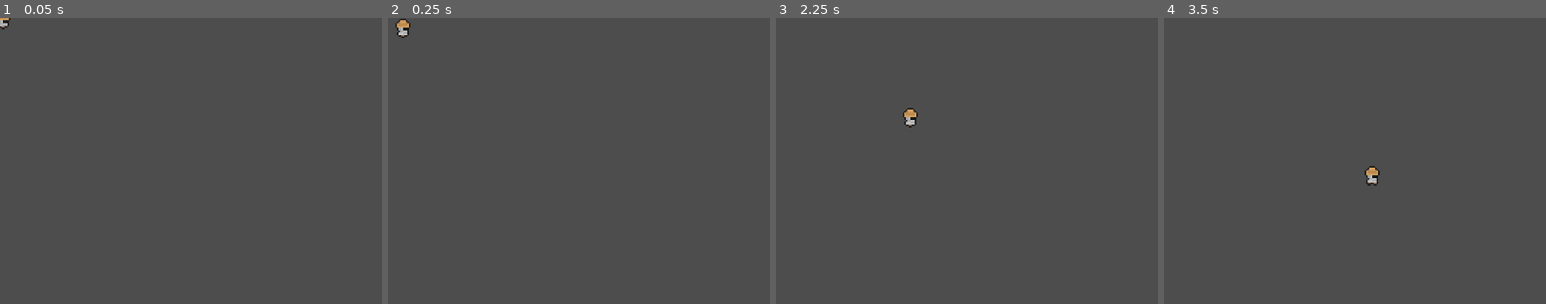
Above: before the commit, frames 1-4 (left to right).
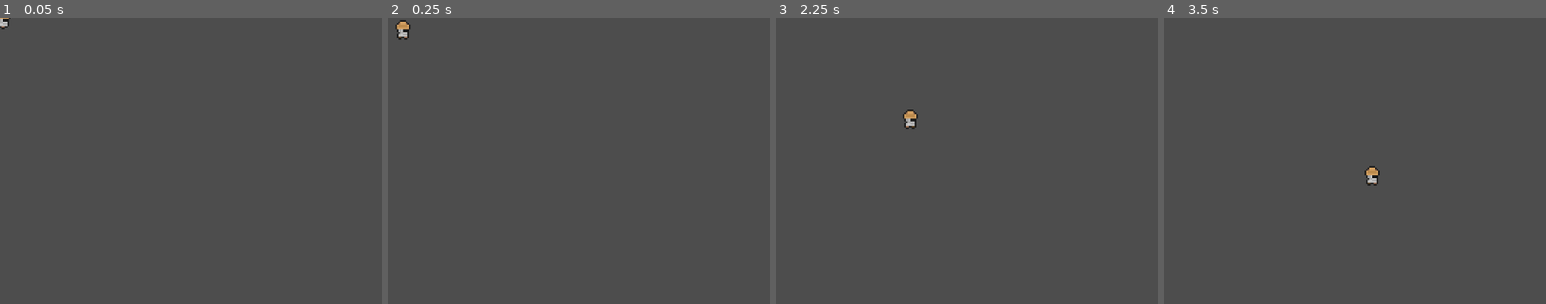
Above: after the commit, the same moments.

Repository: MSchablinger/CastleIO
Game: Godot game, scene res://unit/peasant.tscn
Same seed, same stepped clock (60 frames per second), same inputs: the game is played once before the commit and once after it. This scene is started directly instead of the project's main scene.
Inputs (mouse positions are % of the whole screen's width and height, from its top left):
- Up to frame 1 (0.05 s): no input
- Up to frame 2 (0.25 s): no input
- Up to frame 3 (2.25 s): move the mouse to (72, 45) at 0.52 s; press the mouse at (72, 45) at 0.53 s; hold Right (ui_right) 0.53-1.25 s; release the mouse at (72, 45) at 1.25 s; drag from (30, 55) to (45, 70) at 1.27 s; move the mouse to (60, 28) at 2.02 s; hold Right (ui_right) from 2.03 s (still down); tap Mouse wheel down (WheelDown) at 2.1 s
- Up to frame 4 (3.5 s): release Right (ui_right) at 2.75 s; drag from (45, 70) to (20, 35) at 2.77 s
The pictures show only the part of the screen within x 0-50%, y 0-50%; the shares and areas given below are measured in that part.

The runs differ from the first frame. In frame 1, less than 0.1% of the frame differs, in the area x 0-3%, y 0-3%; in frame 2, 0.1%, in the area x 2-6%, y 0-8%; in frame 3, 0.1%; in frame 4, nothing differs.

Commit message:
Adjusted peasant

Diff:
--- a/unit/peasant.gd
+++ b/unit/peasant.gd
@@ -31,8 +31,8 @@
 				$AnimatedSprite2D.animation = "left"
 		else:
 			if direction.y > 0:
+				$AnimatedSprite2D.animation = "down"
+			else:
 				$AnimatedSprite2D.animation = "up"
-			else:
-				$AnimatedSprite2D.animation = "down"
 	$AnimatedSprite2D.play()
 	move_and_slide()
--- a/unit/peasant.tscn
+++ b/unit/peasant.tscn
@@ -1,8 +1,56 @@
-[gd_scene load_steps=24 format=3 uid="uid://cevjtc14h54s7"]
+[gd_scene load_steps=34 format=3 uid="uid://cevjtc14h54s7"]
 
 [ext_resource type="Script" path="res://unit/peasant.gd" id="1_oqstg"]
 [ext_resource type="Texture2D" uid="uid://hd87tn7lu2r" path="res://images/MiniWorldSprites/Characters/Workers/FarmerTemplate.png" id="1_pknup"]
 
+[sub_resource type="AtlasTexture" id="AtlasTexture_j0cye"]
+atlas = ExtResource("1_pknup")
+region = Rect2(0, 128, 16, 16)
+
+[sub_resource type="AtlasTexture" id="AtlasTexture_5ajlk"]
+atlas = ExtResource("1_pknup")
+region = Rect2(16, 128, 16, 16)
+
+[sub_resource type="AtlasTexture" id="AtlasTexture_7lh1k"]
+atlas = ExtResource("1_pknup")
+region = Rect2(32, 128, 16, 16)
+
+[sub_resource type="AtlasTexture" id="AtlasTexture_wg16b"]
+atlas = ExtResource("1_pknup")
+region = Rect2(0, 176, 16, 16)
+
+[sub_resource type="AtlasTexture" id="AtlasTexture_jgvf5"]
+atlas = ExtResource("1_pknup")
+region = Rect2(16, 176, 16, 16)
+
+[sub_resource type="AtlasTexture" id="AtlasTexture_n4nmm"]
+atlas = ExtResource("1_pknup")
+region = Rect2(32, 176, 16, 16)
+
+[sub_resource type="AtlasTexture" id="AtlasTexture_uflw3"]
+atlas = ExtResource("1_pknup")
+region = Rect2(0, 160, 16, 16)
+
+[sub_resource type="AtlasTexture" id="AtlasTexture_quj24"]
+atlas = ExtResource("1_pknup")
+region = Rect2(16, 160, 16, 16)
+
+[sub_resource type="AtlasTexture" id="AtlasTexture_1mrhk"]
+atlas = ExtResource("1_pknup")
+region = Rect2(32, 160, 16, 16)
+
+[sub_resource type="AtlasTexture" id="AtlasTexture_u47sk"]
+atlas = ExtResource("1_pknup")
+region = Rect2(0, 144, 16, 16)
+
+[sub_resource type="AtlasTexture" id="AtlasTexture_7rm2h"]
+atlas = ExtResource("1_pknup")
+region = Rect2(16, 144, 16, 16)
+
+[sub_resource type="AtlasTexture" id="AtlasTexture_h7kr4"]
+atlas = ExtResource("1_pknup")
+region = Rect2(32, 144, 16, 16)
+
 [sub_resource type="AtlasTexture" id="AtlasTexture_3ti4n"]
 atlas = ExtResource("1_pknup")
 region = Rect2(16, 0, 16, 16)
@@ -23,43 +71,35 @@
 atlas = ExtResource("1_pknup")
 region = Rect2(0, 0, 16, 16)
 
-[sub_resource type="AtlasTexture" id="AtlasTexture_f4d3s"]
+[sub_resource type="AtlasTexture" id="AtlasTexture_vh4pg"]
+atlas = ExtResource("1_pknup")
+region = Rect2(16, 48, 16, 16)
+
+[sub_resource type="AtlasTexture" id="AtlasTexture_d7wi7"]
+atlas = ExtResource("1_pknup")
+region = Rect2(32, 48, 16, 16)
+
+[sub_resource type="AtlasTexture" id="AtlasTexture_7ovd8"]
+atlas = ExtResource("1_pknup")
+region = Rect2(48, 48, 16, 16)
+
+[sub_resource type="AtlasTexture" id="AtlasTexture_wbpai"]
 atlas = ExtResource("1_pknup")
 region = Rect2(64, 48, 16, 16)
 
-[sub_resource type="AtlasTexture" id="AtlasTexture_tywt3"]
-atlas = ExtResource("1_pknup")
-region = Rect2(48, 48, 16, 16)
-
-[sub_resource type="AtlasTexture" id="AtlasTexture_4yegk"]
-atlas = ExtResource("1_pknup")
-region = Rect2(32, 48, 16, 16)
-
-[sub_resource type="AtlasTexture" id="AtlasTexture_b55y7"]
-atlas = ExtResource("1_pknup")
-region = Rect2(16, 48, 16, 16)
-
-[sub_resource type="AtlasTexture" id="AtlasTexture_ka783"]
-atlas = ExtResource("1_pknup")
-region = Rect2(0, 48, 16, 16)
-
-[sub_resource type="AtlasTexture" id="AtlasTexture_3cbqg"]
-atlas = ExtResource("1_pknup")
-region = Rect2(0, 32, 16, 16)
-
-[sub_resource type="AtlasTexture" id="AtlasTexture_1kej6"]
+[sub_resource type="AtlasTexture" id="AtlasTexture_w2dtj"]
 atlas = ExtResource("1_pknup")
 region = Rect2(16, 32, 16, 16)
 
-[sub_resource type="AtlasTexture" id="AtlasTexture_uaavh"]
+[sub_resource type="AtlasTexture" id="AtlasTexture_5j3ve"]
 atlas = ExtResource("1_pknup")
 region = Rect2(32, 32, 16, 16)
 
-[sub_resource type="AtlasTexture" id="AtlasTexture_2wmf1"]
+[sub_resource type="AtlasTexture" id="AtlasTexture_gjn0y"]
 atlas = ExtResource("1_pknup")
 region = Rect2(48, 32, 16, 16)
 
-[sub_resource type="AtlasTexture" id="AtlasTexture_j4fhb"]
+[sub_resource type="AtlasTexture" id="AtlasTexture_kgpul"]
 atlas = ExtResource("1_pknup")
 region = Rect2(64, 32, 16, 16)
 
@@ -83,6 +123,62 @@
 animations = [{
 "frames": [{
 "duration": 1.0,
+"texture": SubResource("AtlasTexture_j0cye")
+}, {
+"duration": 1.0,
+"texture": SubResource("AtlasTexture_5ajlk")
+}, {
+"duration": 1.0,
+"texture": SubResource("AtlasTexture_7lh1k")
+}],
+"loop": true,
+"name": &"attack_down",
+"speed": 5.0
+}, {
+"frames": [{
+"duration": 1.0,
+"texture": SubResource("AtlasTexture_wg16b")
+}, {
+"duration": 1.0,
+"texture": SubResource("AtlasTexture_jgvf5")
+}, {
+"duration": 1.0,
+"texture": SubResource("AtlasTexture_n4nmm")
+}],
+"loop": true,
+"name": &"attack_left",
+"speed": 5.0
+}, {
+"frames": [{
+"duration": 1.0,
+"texture": SubResource("AtlasTexture_uflw3")
+}, {
+"duration": 1.0,
+"texture": SubResource("AtlasTexture_quj24")
+}, {
+"duration": 1.0,
+"texture": SubResource("AtlasTexture_1mrhk")
+}],
+"loop": true,
+"name": &"attack_right",
+"speed": 5.0
+}, {
+"frames": [{
+"duration": 1.0,
+"texture": SubResource("AtlasTexture_u47sk")
+}, {
+"duration": 1.0,
+"texture": SubResource("AtlasTexture_7rm2h")
+}, {
+"duration": 1.0,
+"texture": SubResource("AtlasTexture_h7kr4")
+}],
+"loop": true,
+"name": &"attack_up",
+"speed": 5.0
+}, {
+"frames": [{
+"duration": 1.0,
 "texture": SubResource("AtlasTexture_3ti4n")
 }, {
 "duration": 1.0,
@@ -108,19 +204,16 @@
 }, {
 "frames": [{
 "duration": 1.0,
-"texture": SubResource("AtlasTexture_f4d3s")
-}, {
-"duration": 1.0,
-"texture": SubResource("AtlasTexture_tywt3")
-}, {
-"duration": 1.0,
-"texture": SubResource("AtlasTexture_4yegk")
-}, {
-"duration": 1.0,
-"texture": SubResource("AtlasTexture_b55y7")
-}, {
-"duration": 1.0,
-"texture": SubResource("AtlasTexture_ka783")
+"texture": SubResource("AtlasTexture_vh4pg")
+}, {
+"duration": 1.0,
+"texture": SubResource("AtlasTexture_d7wi7")
+}, {
+"duration": 1.0,
+"texture": SubResource("AtlasTexture_7ovd8")
+}, {
+"duration": 1.0,
+"texture": SubResource("AtlasTexture_wbpai")
 }],
 "loop": true,
 "name": &"left",
@@ -128,19 +221,16 @@
 }, {
 "frames": [{
 "duration": 1.0,
-"texture": SubResource("AtlasTexture_3cbqg")
-}, {
-"duration": 1.0,
-"texture": SubResource("AtlasTexture_1kej6")
-}, {
-"duration": 1.0,
-"texture": SubResource("AtlasTexture_uaavh")
-}, {
-"duration": 1.0,
-"texture": SubResource("AtlasTexture_2wmf1")
-}, {
-"duration": 1.0,
-"texture": SubResource("AtlasTexture_j4fhb")
+"texture": SubResource("AtlasTexture_w2dtj")
+}, {
+"duration": 1.0,
+"texture": SubResource("AtlasTexture_5j3ve")
+}, {
+"duration": 1.0,
+"texture": SubResource("AtlasTexture_gjn0y")
+}, {
+"duration": 1.0,
+"texture": SubResource("AtlasTexture_kgpul")
 }],
 "loop": true,
 "name": &"right",
@@ -172,7 +262,8 @@
 
 [node name="AnimatedSprite2D" type="AnimatedSprite2D" parent="."]
 sprite_frames = SubResource("SpriteFrames_5oxf5")
-animation = &"down"
+animation = &"left"
+frame_progress = 0.822451
 
 [node name="CollisionShape2D" type="CollisionShape2D" parent="."]
 shape = SubResource("RectangleShape2D_dhjui")
